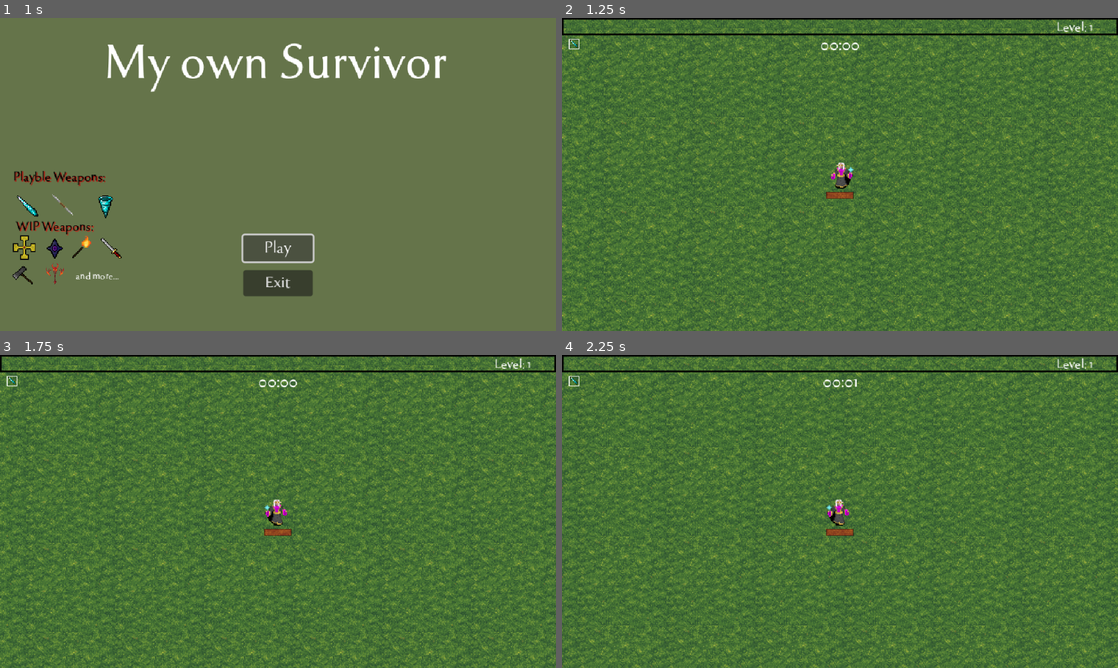
Above: before the commit, frames 1-4 (two rows, left to right).
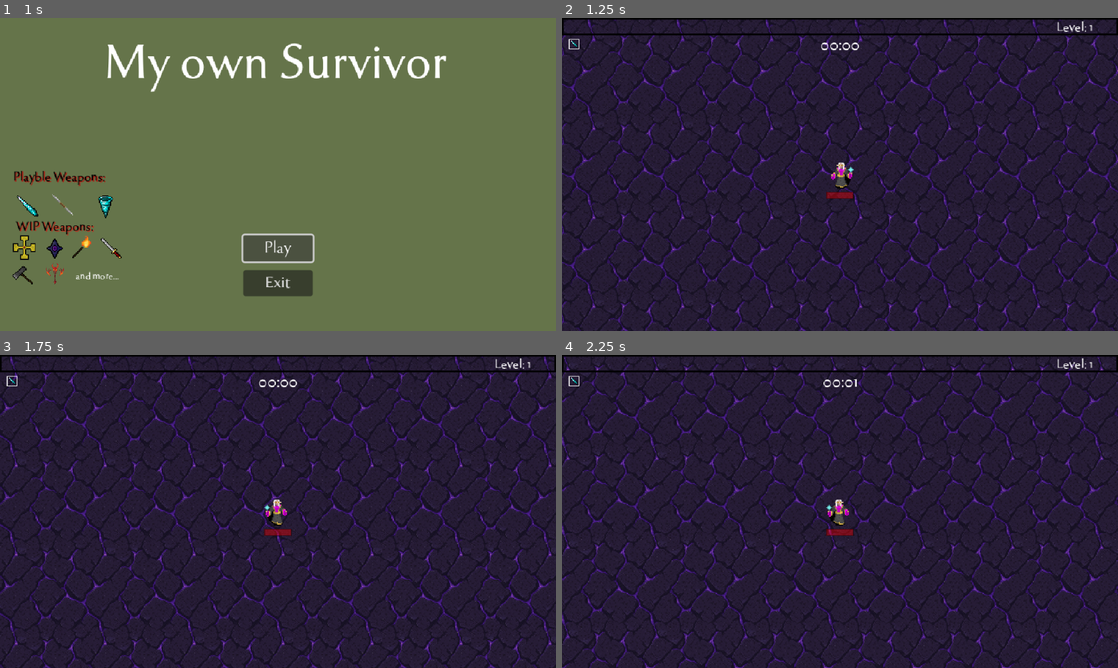
Above: after the commit, the same moments.

Repository: Artoodi/MySurvivor-Work-In-Progress
Game: Godot game, scene res://TitleScreen/menu.tscn
Same seed, same stepped clock (60 frames per second), same inputs: the game is played once before the commit and once after it. Sound files missing from this copy of the repository are replaced by a short silence.
Inputs (mouse positions are in pixels of both pictures, inside the frame that each line leads up to):
- Up to frame 1 (1 s): click "Play" at 0.5 s
- Up to frame 2 (1.25 s): no input
- Up to frame 3 (1.75 s): move the mouse to (400, 495) at 1.27 s; hold D (right) from 1.28 s (still down); click (400, 495) at 1.35 s
- Up to frame 4 (2.25 s): move the mouse to (728, 527) at 2.02 s; release D (right) at 2.03 s; hold S (down) from 2.03 s (still down); click (728, 527) at 2.1 s

Frame 1 is identical in both runs. In frame 2, 99% of the frame differs, in the area x 0-100%, y 0-100%; in frame 3, 99%; in frame 4, 99%.

Commit message:
update some textures

Diff:
--- a/World/world.tscn
+++ b/World/world.tscn
@@ -1,6 +1,6 @@
 [gd_scene load_steps=19 format=3 uid="uid://du6qbgqucaqov"]
 
-[ext_resource type="Texture2D" uid="uid://bxmkkqpr2xwed" path="res://Textures/ground/grass.png" id="1_oe8m4"]
+[ext_resource type="Texture2D" uid="uid://dcwwx5ed3urno" path="res://Textures/ground/obsidian.png" id="1_oe8m4"]
 [ext_resource type="PackedScene" uid="uid://dncgepmkc4jf4" path="res://Player/player.tscn" id="2_40uwv"]
 [ext_resource type="PackedScene" uid="uid://ba2claihwes2y" path="res://Utility/enemy_spawner.tscn" id="3_p01g4"]
 [ext_resource type="PackedScene" uid="uid://gvm5jcbbgwdv" path="res://Enemy/enemy_kobold_weak.tscn" id="4_ee8bm"]
Binary file changed: Textures/Items/Gems/Gem_blue.png
Binary file changed: Textures/Items/Gems/Gem_green.png
Binary file changed: Textures/Items/Gems/Gem_red.png
Not shown, changed: .DS_Store
